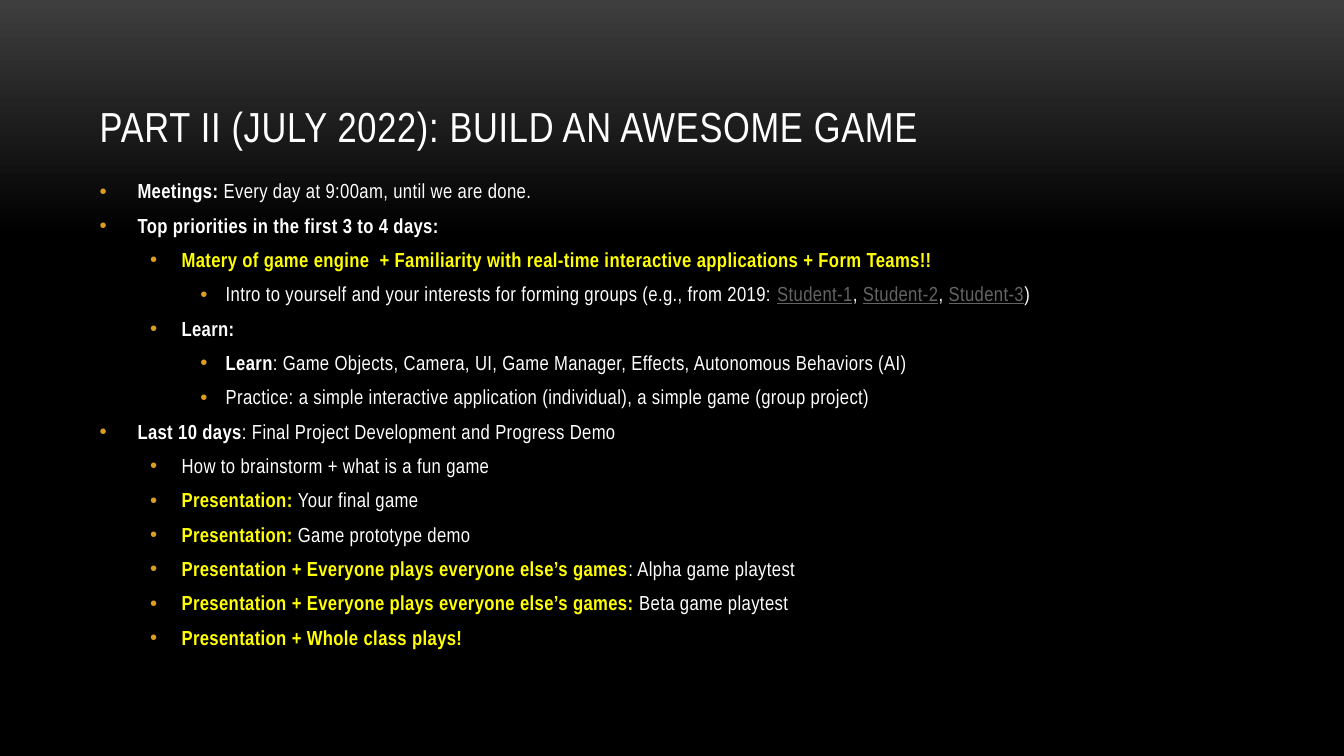
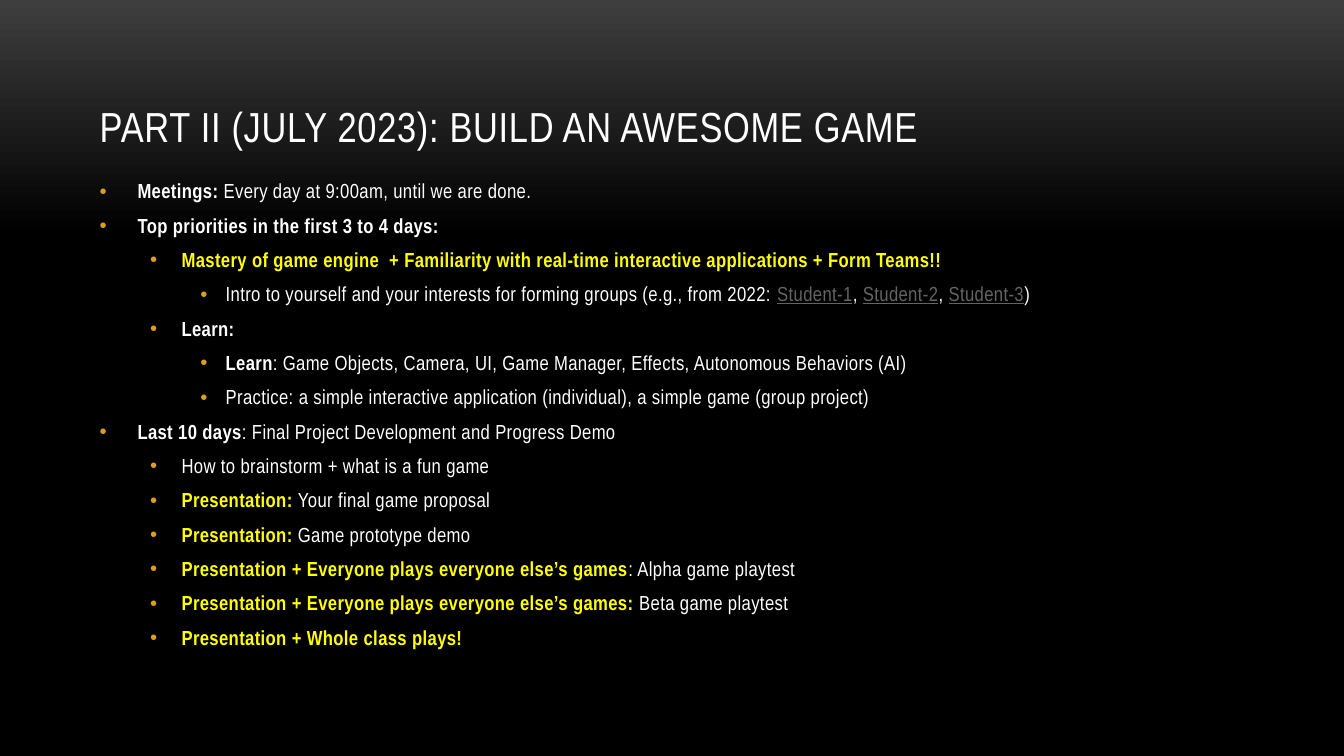
Before and after one commit to myuwbclasses/IntroGameDevelopment, a slide deck: slide 16 of PPT/Intro.pptx (slide 15 before the commit). Drawn at 1344x756 pixels with LibreOffice and Linux fonts; fonts in the diff are those of the drawing; background and template pictures are left out. Boxes give left, top, right and bottom in pixels: in the first picture for what was removed or moved away, otherwise in the second. Text is boxed around its words. In the diff, an @@ line names an element or a change of style, - is before the commit and + after.

```diff
--- a/PPT/Intro.pptx
+++ b/PPT/Intro.pptx
@@ title at (100,111,917,150): text changed @@
-PART II (JULY 2022): BUILD AN AWESOME GAME
+PART II (JULY 2023): BUILD AN AWESOME GAME
@@ text at (182,252,1030,306): text changed @@
-  • Matery of game engine + Familiarity with real-time interactive applications + Form Teams!!
-    • Intro to yourself and your interests for forming groups (e.g., from 2019: Student-1, Student-2, Student-3)
+  • Mastery of game engine + Familiarity with real-time interactive applications + Form Teams!!
+    • Intro to yourself and your interests for forming groups (e.g., from 2022: Student-1, Student-2, Student-3)
@@ text at (182,492,490,512): text changed; text colour #FFFF00 to #FFFFFF; bold off @@
-  • Presentation: Your final game
+  • Presentation: Your final game proposal
```
Also in this commit, not shown: 8 other slides changed, 1 slide added, 2 other files.
